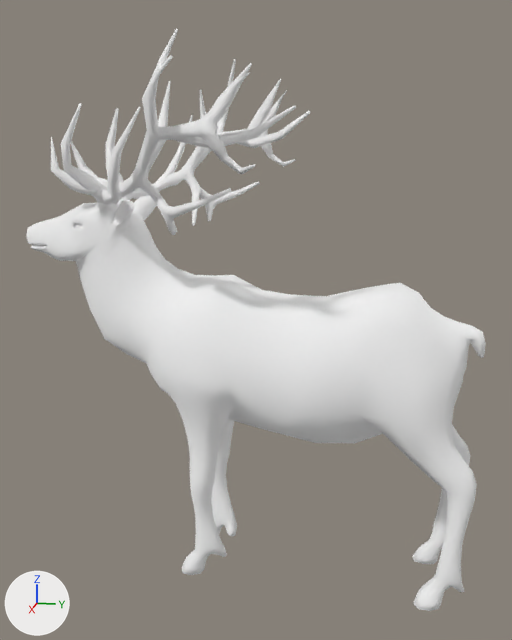
Two versions of the glTF model apps/client/src/props/art-study/source-natural-stag/natural-stag-weathered.glb, one commit apart.
One viewpoint serves both versions: a 50 mm camera at (2.49, 0.54, 1.62) aimed at (-0.01, 0.04, 0.99). Arrows for +X, +Y and +Z are at lower left; the lights stay in place. The picture after the commit comes second. Where no turn or scale is listed for an object, it has been applied to the vertices. Vertices at exactly the same position are counted once.

The first picture shows 'natural-stag-weathered runtime mesh'.
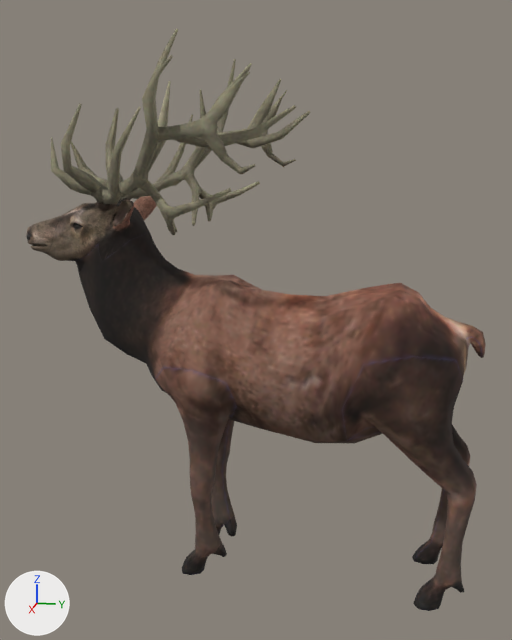
Location of each change, [x1, y1, x2, y2] in pixels of the pictures (512 x 640 px):
part 1 of me_cylinder_004, recoloured (white to brown)
    both: [26, 196, 157, 261]
part 2 of me_cylinder_004, recoloured (white to brown)
    both: [75, 232, 486, 611]
part 3 of me_cylinder_004, recoloured (white to brown)
    both: [51, 29, 310, 235]

The change, as a list of edits to the scene's bpy script:
```text
Add img_deer_head:
    img_deer_head = load_image('deer-head', '_unpacked/deer-head', 256, 256, 'sRGB')
Add img_deer_antlers:
    img_deer_antlers = load_image('deer-antlers', '_unpacked/deer-antlers', 256, 256, 'sRGB')
Add img_deer_body:
    img_deer_body = load_image('deer-body', '_unpacked/deer-body', 256, 256, 'sRGB')
Add mat_stag_head_albedo:
    mat_stag_head_albedo = principled_material('stag head albedo')
    mat_stag_head_albedo.texture = img_deer_head
    mat_stag_head_albedo.roughness = 0.9
Add mat_stag_antlers_albedo:
    mat_stag_antlers_albedo = principled_material('stag antlers albedo')
    mat_stag_antlers_albedo.texture = img_deer_antlers
    mat_stag_antlers_albedo.roughness = 0.9
Add mat_stag_body_albedo:
    mat_stag_body_albedo = principled_material('stag body albedo')
    mat_stag_body_albedo.texture = img_deer_body
    mat_stag_body_albedo.roughness = 0.9
Add mat_stag_eye_albedo:
    mat_stag_eye_albedo = principled_material('stag eye albedo')
    mat_stag_eye_albedo.base_color = (0.015, 0.012, 0.01)  # black #211d19
    mat_stag_eye_albedo.roughness = 0.9
Change me_cylinder_004:
    where me_cylinder_004.from_pydata(...)  # 2501 vertices, 4924 faces; spans x -0.46..0.46, y -1.01..0.7, z 0.0..1.95
    used by ob_natural_stag_weathered_runtime_mesh; location = (0.0, 0.156, 0.0)
    remove me_cylinder_004.materials.append(mat_eye)  # white #ffffff
    me_cylinder_004 part 1: all 1504 faces that had it switch from mat_head (white #ffffff) to mat_stag_head_albedo (picture img_deer_head)
    me_cylinder_004 part 2: all 1984 faces that had it switch from mat_body (white #ffffff) to mat_stag_body_albedo (picture img_deer_body)
    me_cylinder_004 part 3: all 1356 faces that had it switch from mat_antlers (white #ffffff) to mat_stag_antlers_albedo (picture img_deer_antlers)
    add me_cylinder_004.materials.append(mat_stag_eye_albedo)  # black #211d19
```
